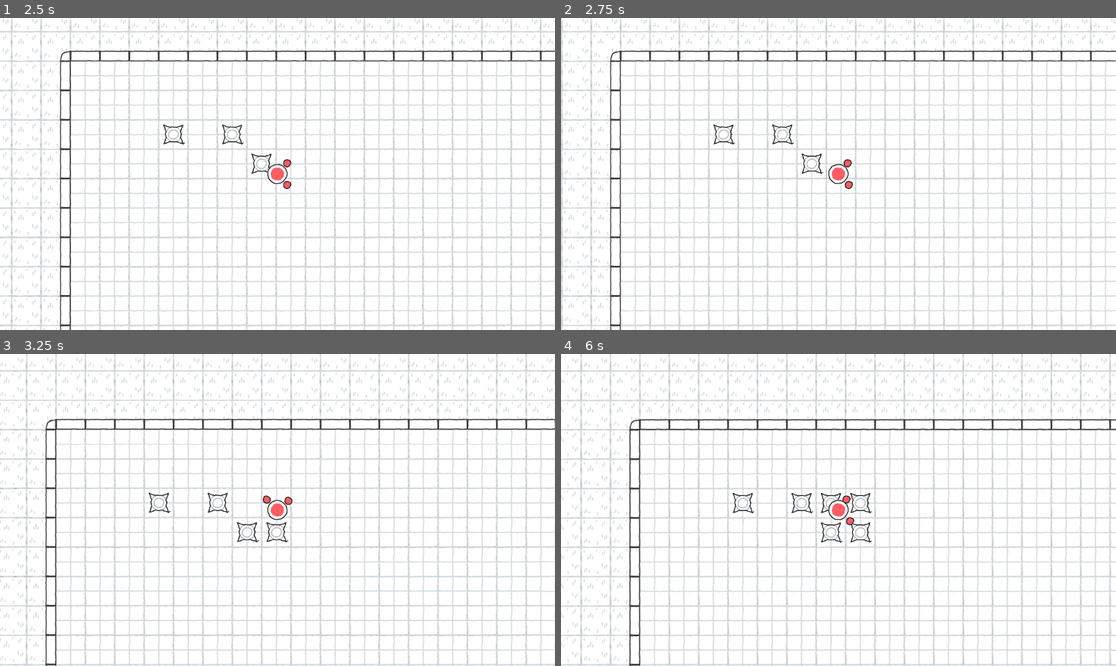
Above: before the commit, frames 1-4 (two rows, left to right).
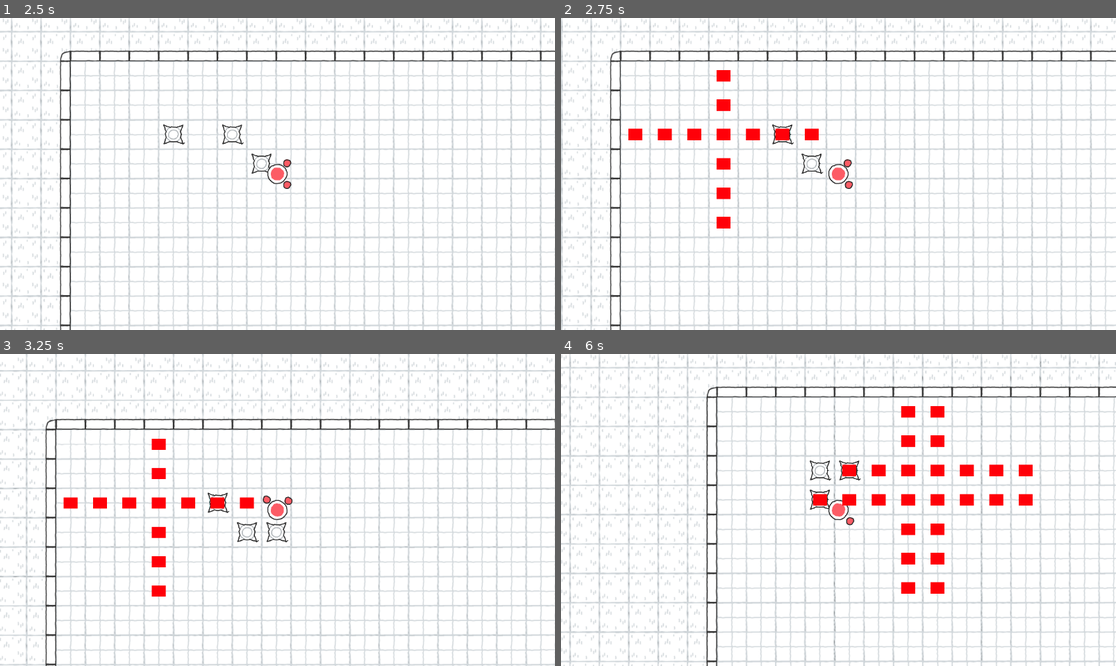
Above: after the commit, the same moments.

Repository: neitmaere/bombknights
Game: Godot game, scene res://scenes/levels/game.tscn
Same seed, same stepped clock (60 frames per second), same inputs: the game is played once before the commit and once after it.
Inputs:
- Up to frame 1 (2.5 s): tap Enter at 0.5 s; hold D (right) 0.53-1.28 s; tap Space (bomb) at 0.6, 1.35, 2.3 s; hold S (down) 1.28-2.03 s; hold D (right) from 2.03 s (still down); tap Shift (slide) at 2.1 s
- Up to frame 2 (2.75 s): keep holding D (right)
- Up to frame 3 (3.25 s): release D (right) at 2.78 s; hold W (up) from 2.78 s (still down); tap Space (bomb) at 2.85 s
- Up to frame 4 (6 s): release W (up) at 3.53 s; hold A (left) 3.53-5.03 s; tap Space (bomb) at 3.6, 4.55, 5.1, 5.85 s; tap Shift (slide) at 4.35 s; hold S (down) 5.03-5.78 s; hold D (right) from 5.78 s (still down)

Frame 1 is identical in both runs. In frame 2, 1.2% of the frame differs, in the area x 12-47%, y 16-68%; in frame 3, 1.2%; in frame 4, 31%, in the area x 0-100%, y 0-100%.

Commit message:
added base explosion

Diff:
--- a/scenes/bombs/base_bomb.gd
+++ b/scenes/bombs/base_bomb.gd
@@ -1,18 +1,76 @@
 extends StaticBody2D
 
+signal exploded  # Signal für die Explosion
 signal player_left_bomb  # Signal wird gesendet, wenn der Spieler weggeht
 
 @onready var collision_shape = $CollisionShape2D
+
+@export var explosion_scene: PackedScene  # Explosion-Szene
+@export var explosion_range: int = 3  # Wie viele Tiles weit die Explosion geht
+
+var tile_size = 122  # Tile-Größe im Raster
 
 func _ready():
 	# Deaktiviere die Kollision zu Beginn
 	collision_shape.set_deferred("disabled", true)
 
 
-
-
-
 func _on_player_left_bomb() -> void:
 	# Aktiviert die Kollision, wenn der Spieler das Signal sendet
 	collision_shape.set_deferred("disabled", false)
 	print("Player left bomb")
+
+
+
+
+func _on_detonation_timer_timeout() -> void:
+	explode()
+	queue_free()
+
+func explode():
+	# Explosion auslösen und Signal senden
+	exploded.emit()
+
+	# Bombe unsichtbar machen
+	visible = false
+	collision_shape.set_deferred("disabled", true)
+
+	# Explosionseffekte in vier Richtungen erzeugen
+	spawn_explosion(global_position)  # Zentrale Explosion
+
+	# Vier Richtungen: Oben, Unten, Links, Rechts
+	var directions = [
+		Vector2(0, -1),  # Oben
+		Vector2(0, 1),   # Unten
+		Vector2(-1, 0),  # Links
+		Vector2(1, 0)    # Rechts
+	]
+
+	for dir in directions:
+		for i in range(1, explosion_range + 1):
+			var explosion_pos = global_position + (dir * tile_size * i)
+			if is_tile_blocked(explosion_pos):  # Stoppt, falls Block vorhanden
+				break
+			spawn_explosion(explosion_pos)
+
+	# Bombe löschen, nachdem die Explosion gestartet wurde
+	await get_tree().create_timer(0.5).timeout
+	queue_free()
+
+func spawn_explosion(pos):
+	if explosion_scene:
+		var explosion_instance = explosion_scene.instantiate()
+		explosion_instance.global_position = pos
+		get_parent().add_child(explosion_instance)
+
+func is_tile_blocked(pos) -> bool:
+	# Prüft, ob an der Position eine Kollision mit einer Wand oder einem Block ist
+	var tilemap : TileMapLayer = get_parent().get_node("Level/Walls")  # Referenz zur TileMap
+	var tile_coords = tilemap.local_to_map(pos)
+	var tile_data = tilemap.get_cell_source_id(tile_coords)  # Holt Tile-Daten
+
+	# Falls das Tile eine Wand ist (muss angepasst werden, falls du Tile-Layer benutzt)
+	if tile_data != -1:  # Falls es ein gesetztes Tile gibt
+		return true
+
+	return false
--- a/scenes/bombs/base_bomb.tscn
+++ b/scenes/bombs/base_bomb.tscn
@@ -1,7 +1,8 @@
-[gd_scene load_steps=4 format=3 uid="uid://b4wh7ogiy5nyk"]
+[gd_scene load_steps=5 format=3 uid="uid://b4wh7ogiy5nyk"]
 
 [ext_resource type="Texture2D" uid="uid://cp6xv1gullmlo" path="res://graphics/bombs/base_bomb.png" id="1_uxctu"]
 [ext_resource type="Script" path="res://scenes/bombs/base_bomb.gd" id="1_vpc3r"]
+[ext_resource type="PackedScene" uid="uid://ctmctl6p5nhe6" path="res://scenes/bombs/explosion.tscn" id="2_e8n42"]
 
 [sub_resource type="CircleShape2D" id="CircleShape2D_77hh8"]
 radius = 52.0096
@@ -10,6 +11,7 @@
 collision_layer = 2
 collision_mask = 5
 script = ExtResource("1_vpc3r")
+explosion_scene = ExtResource("2_e8n42")
 
 [node name="Sprite2D" type="Sprite2D" parent="."]
 texture = ExtResource("1_uxctu")
@@ -17,4 +19,9 @@
 [node name="CollisionShape2D" type="CollisionShape2D" parent="."]
 shape = SubResource("CircleShape2D_77hh8")
 
+[node name="DetonationTimer" type="Timer" parent="."]
+wait_time = 2.0
+autostart = true
+
 [connection signal="player_left_bomb" from="." to="." method="_on_player_left_bomb"]
+[connection signal="timeout" from="DetonationTimer" to="." method="_on_detonation_timer_timeout"]
--- /dev/null
+++ b/scenes/bombs/explosion.gd
@@ -0,0 +1,5 @@
+extends Node2D
+
+
+func _on_explosion_duration_timeout() -> void:
+	queue_free()
--- /dev/null
+++ b/scenes/bombs/explosion.tscn
@@ -0,0 +1,27 @@
+[gd_scene load_steps=4 format=3 uid="uid://ctmctl6p5nhe6"]
+
+[ext_resource type="Script" path="res://scenes/bombs/explosion.gd" id="1_ew0n6"]
+
+[sub_resource type="RectangleShape2D" id="RectangleShape2D_x8j1d"]
+size = Vector2(78, 57)
+
+[sub_resource type="CanvasTexture" id="CanvasTexture_tpre7"]
+
+[node name="Explosion" type="Node2D"]
+script = ExtResource("1_ew0n6")
+
+[node name="Area2D" type="Area2D" parent="."]
+
+[node name="CollisionShape2D" type="CollisionShape2D" parent="Area2D"]
+shape = SubResource("RectangleShape2D_x8j1d")
+
+[node name="Sprite2D" type="Sprite2D" parent="."]
+modulate = Color(1, 0, 0.0352941, 1)
+scale = Vector2(58.5, 47.5)
+texture = SubResource("CanvasTexture_tpre7")
+
+[node name="ExplosionDuration" type="Timer" parent="."]
+wait_time = 2.0
+autostart = true
+
+[connection signal="timeout" from="ExplosionDuration" to="." method="_on_explosion_duration_timeout"]
--- a/scenes/game.gd
+++ b/scenes/game.gd
@@ -15,17 +15,11 @@
 		print("Player steht auf Tile: ", player_tile_coords)
 		place_bomb()
 
-	#if last_bomb:
-		## Sende Signal an die Bombe, um die Kollision zu aktivieren
-		#var last_bomb_tile_coords = tilemap.local_to_map(tilemap.to_local(last_bomb.global_position))
-		#if last_bomb_tile_coords != player_tile_coords:
-			#last_bomb.player_left_bomb.emit()
-			#last_bomb = null  # Zurücksetzen, damit das Signal nicht mehrfach gesendet wird
-
-	if last_bomb and player_pos.distance_to(last_bomb.global_position) > 100:
-		# Sende Signal an die Bombe, um die Kollision zu aktivieren
-		last_bomb.player_left_bomb.emit()
-		last_bomb = null  # Zurücksetzen, damit das Signal nicht mehrfach gesendet wird
+	if last_bomb and is_instance_valid(last_bomb):
+		if player_pos.distance_to(last_bomb.global_position) > 100:
+			# Sende Signal an die Bombe, um die Kollision zu aktivieren
+			last_bomb.player_left_bomb.emit()
+			last_bomb = null  # Zurücksetzen, damit das Signal nicht mehrfach gesendet wird
 
 func place_bomb():
 	if bomb_scene:
